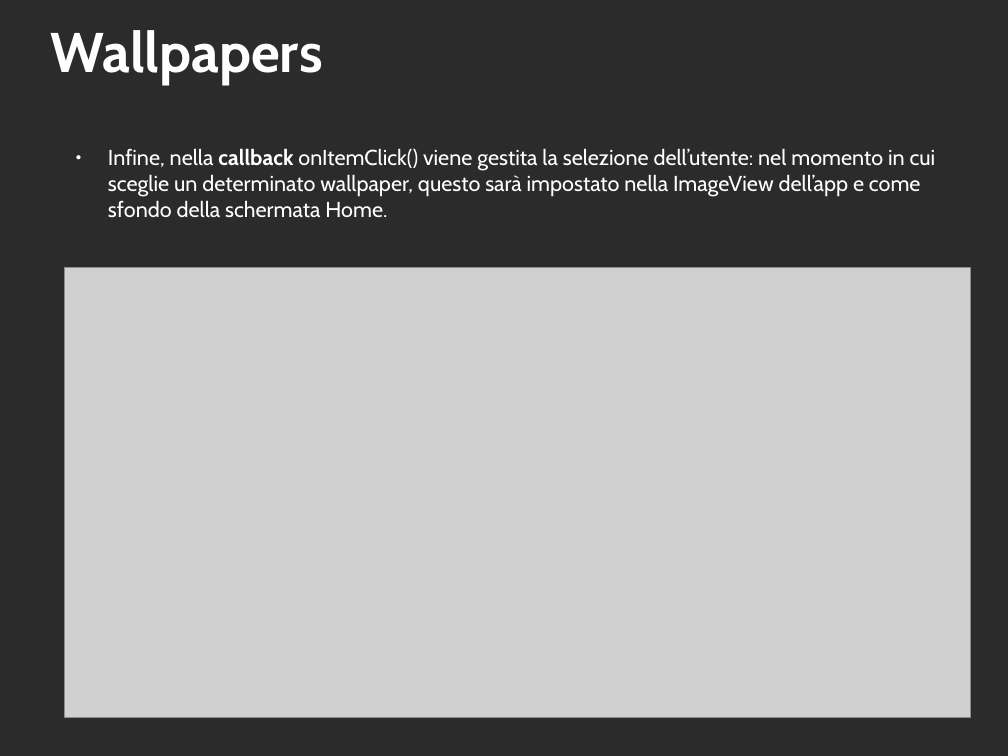
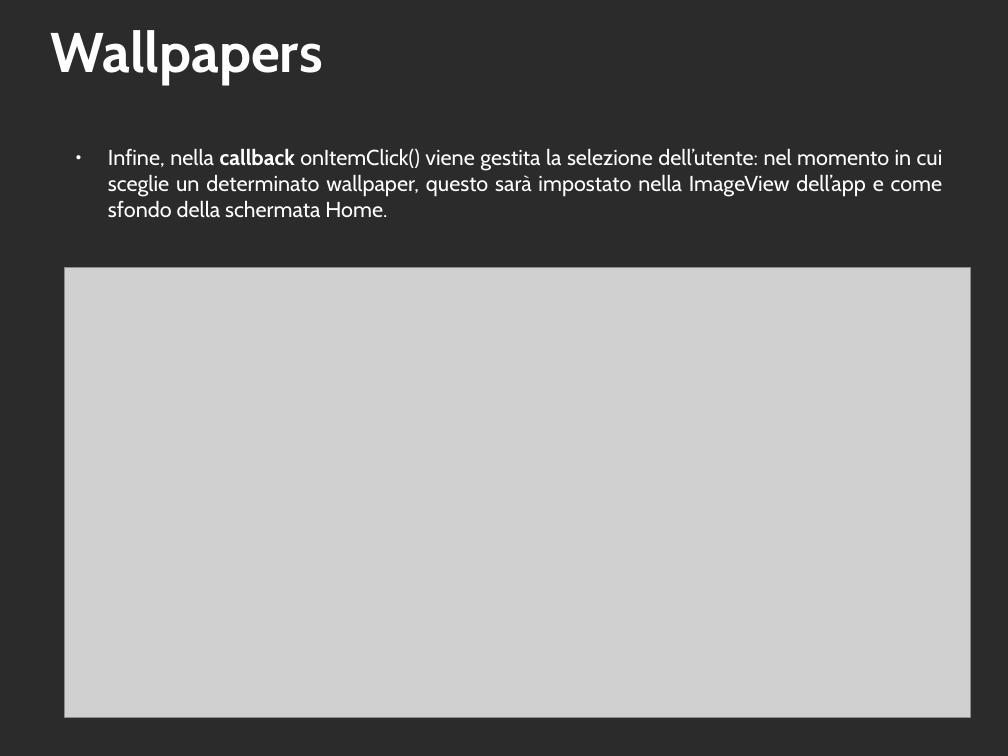
Before and after one commit to 0088024/Wallpaper_v4, a slide deck: slide 16 of ESONERO_WALLPAPERS_FPR-IOL2018(gerry).odp. Drawn at 1008x756 pixels with LibreOffice and Linux fonts; fonts in the diff are those of the drawing; grey boxes stand for pictures; background and template pictures are left out; a plain dark background stands for a picture behind light text. Boxes give left, top, right and bottom in pixels: in the first picture for what was removed or moved away, otherwise in the second. Text is boxed around its words. In the diff, an @@ line names an element or a change of style, - is before the commit and + after.

```diff
--- a/ESONERO_WALLPAPERS_FPR-IOL2018(gerry).odp
+++ b/ESONERO_WALLPAPERS_FPR-IOL2018(gerry).odp
@@ text "Infine, nella callback onItemClick() viene ..." at (108,148,943,218): alignment left to justified @@
```
Also in this commit, not shown: 2 other slides changed.
